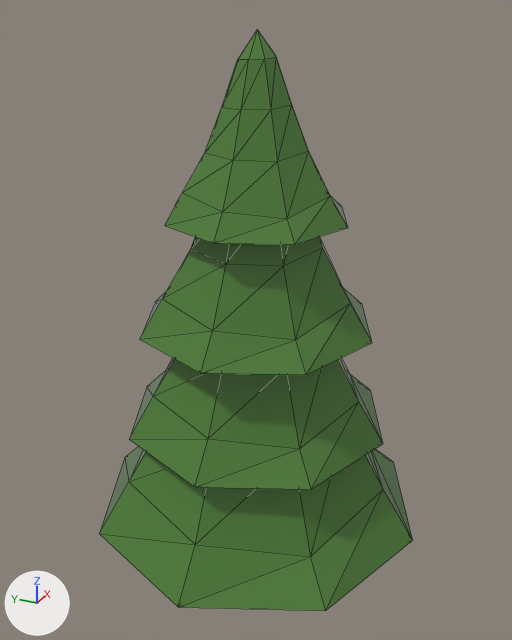
Renders of the FBX model Assets/[Penguin Delivery]/Escenario/Obstaculos/ArbolesModelos/ArbolesGrandesPenguinDelivery.fbx from each side of a commit.
Rendered twice from a 50 mm lens placed at (-8.3, -3.72, 8.87), pointed at (0.16, 0.09, 4.64). Arrows for +X, +Y and +Z are at lower left; the lights stay in place. The older version comes first. Mesh edges are drawn as thin lines. Where no turn or scale is listed for an object, it has been applied to the vertices.

In view in the first picture: 'ArbolGrande'.
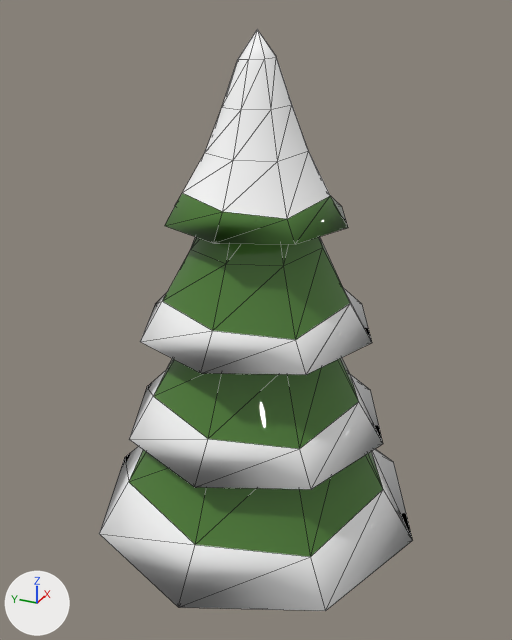
Changed parts and their boxes (x1, y1, x2, y2) in the pictures (512 x 640 px; the box of a moved part takes in the faces that stretch with it):
'ArbolGrande', reshaped, recoloured (green to white): (99, 29, 413, 611) in both
part 1 of me_mesh, moved or reshaped: (140, 249, 226, 373) in both
part 2 of me_mesh, recoloured (green to white): (183, 29, 330, 219) in both
part 3 of me_mesh, recoloured (green to white): (99, 370, 413, 611) in both
part 4 of me_mesh, recoloured (green to white): (141, 289, 372, 375) in both

What the commit changed:
Material 'Material #0' (mat_material__0) is new.
Its base color is (1.0, 1.0, 1.0) (white #ffffff).
Its roughness is 0.0.
me_mesh has 204 vertices, 388 faces and spans x -2.48..2.48, y -2.48..2.48, z 0.0..8.51.
me_mesh is used by ob_arbolgrande; location (0.0, 0.0, 0.0).
Before the commit, vertices of me_mesh: 124 (0.0, 1.67, 4.71) at pixel (155, 301), 125 (-1.18, 1.18, 4.71) at pixel (139, 339), 139 (0.0, 1.33, 5.06), 143 (-0.94, 0.94, 5.25) at pixel (162, 298).
Part 1, on me_mesh:
Vertices 124, 125, 139, 143 of me_mesh move by (0.0, 0.0, -0.03).
me_mesh part 2: 56 of the faces centred in x -0.8..0.8, y -0.8..0.8, z 6.7..8.31 switch from mat_verdehojas (green #4e7d37) to mat_material__0 (white #ffffff).
me_mesh part 3: 32 of the faces centred in x -2.08..2.08, y -2.08..2.08, z 1.83..3.56 switch from mat_verdehojas (green #4e7d37) to mat_material__0 (white #ffffff).
me_mesh part 4: 16 of the faces centred in x -1.39..1.39, y -1.39..1.39, z 4.82..5.03 switch from mat_verdehojas (green #4e7d37) to mat_material__0 (white #ffffff).
